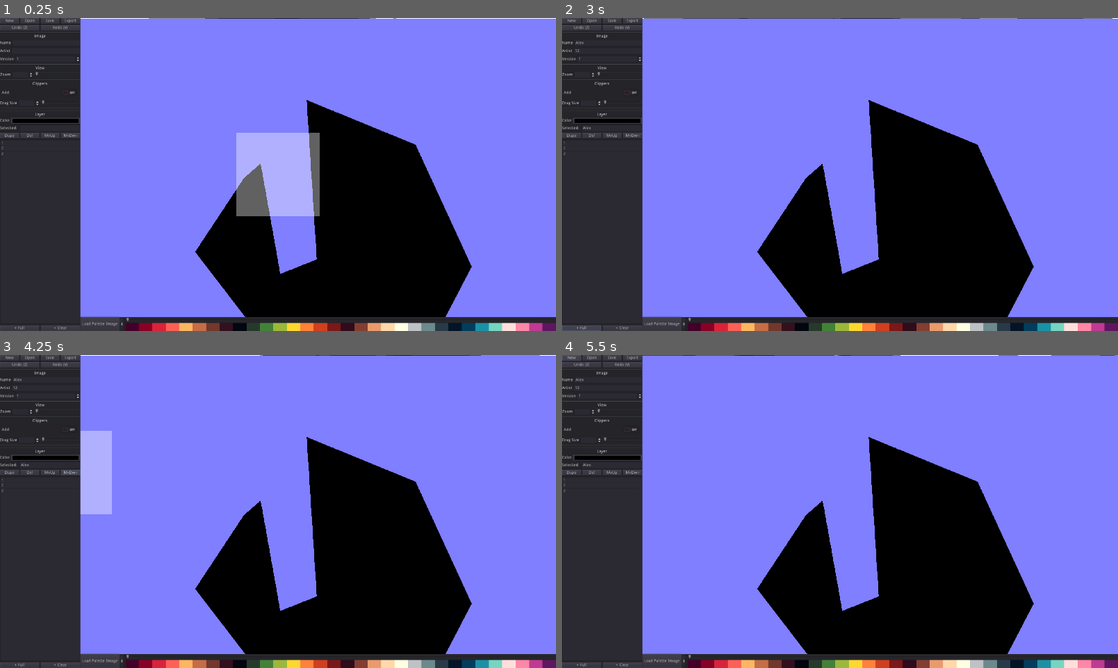
Above: before the commit, frames 1-4 (two rows, left to right).
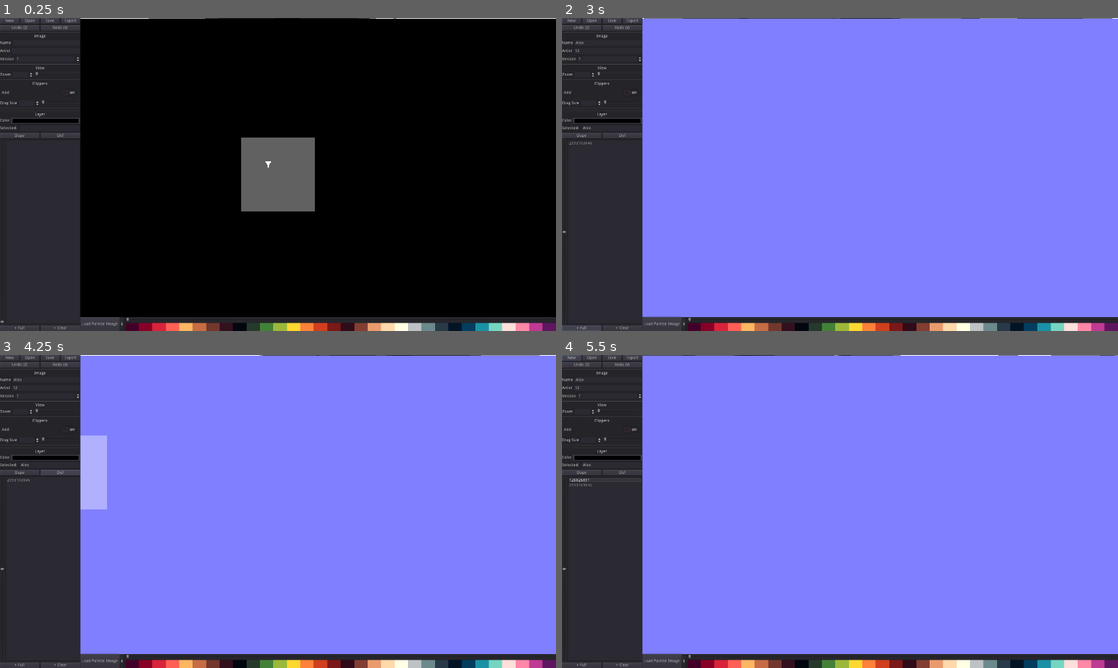
Above: after the commit, the same moments.

Repository: blakwurm/PaperCuts
Game: Godot game, scene res://App.tscn
Two runs of this game, one before a commit and one after it. Both use one fixed random seed, a clock stepped at 60 frames per second and the inputs below.
Inputs (mouse positions are in pixels of both pictures, inside the frame that each line leads up to):
- Up to frame 1 (0.25 s): no input
- Up to frame 2 (3 s): click (606, 43) at 0.52 s; type "Alex" at 0.6 s; click (606, 52) at 0.75 s; type "12" at 0.83 s; click (612, 127) at 0.98 s; type "Alex" at 1.07 s; click "Load Palette Image" at 1.25 s; click (612, 136) at 2 s, where only the run before the commit has a clickable "MvUp"; click "+ Full" at 2.75 s
- Up to frame 3 (4.25 s): click (72, 473) at 3.5 s, where only the run before the commit has a clickable "MvDwn"
- Up to frame 4 (5.5 s): click "+ Clear" at 4.25 s; click "New" at 5 s

The runs differ from the first frame. In frame 1, 62% of the frame differs, in the area x 0-100%, y 0-98%; in frame 2, 20%; in frame 3, 21%; in frame 4, 20%.

Commit message:
Get adding multiple layers and manip

Diff:
--- a/App.tscn
+++ b/App.tscn
@@ -7,6 +7,7 @@
 [node name="App" type="Control"]
 anchor_right = 1.0
 anchor_bottom = 1.0
+mouse_filter = 2
 __meta__ = {
 "_edit_use_anchors_": false
 }
@@ -20,8 +21,13 @@
 current = true
 
 [node name="CanvasLayer" type="CanvasLayer" parent="Mundo/PolygonDrawingCamera"]
+layer = 128
 
 [node name="UI" parent="Mundo/PolygonDrawingCamera/CanvasLayer" instance=ExtResource( 1 )]
 
+[connection signal="layer_added" from="Mundo/Canvas" to="Mundo/PolygonDrawingCamera/CanvasLayer/UI" method="_on_Canvas_layer_added"]
 [connection signal="create_polygon" from="Mundo/PolygonDrawingCamera" to="Mundo/Canvas" method="add_cut"]
+[connection signal="add_layer" from="Mundo/PolygonDrawingCamera/CanvasLayer/UI" to="Mundo/Canvas" method="_on_UI_add_layer"]
 [connection signal="add_mode_changed" from="Mundo/PolygonDrawingCamera/CanvasLayer/UI" to="Mundo/PolygonDrawingCamera" method="set_polygon_lightness"]
+[connection signal="layer_height_raised" from="Mundo/PolygonDrawingCamera/CanvasLayer/UI" to="Mundo/Canvas" method="_on_UI_layer_height_raised"]
+[connection signal="layer_selected" from="Mundo/PolygonDrawingCamera/CanvasLayer/UI" to="Mundo/Canvas" method="_on_UI_layer_selected"]
--- a/Drawing/Canvas.gd
+++ b/Drawing/Canvas.gd
@@ -14,22 +14,28 @@
 onready var layers = $Layers
 onready var removed_stack = $RemovedStack
 
+signal layer_added(layer_name, layer_height)
+
 # Called when the node enters the scene tree for the first time.
 func _ready():
 	random.randomize()
-	var ln = add_layer()
-	if selected_layer_name == "":
-		self.selected_layer_name = ln.name
+	#var ln = add_layer()
+	#if selected_layer_name == "":
+	#	self.selected_layer_name = ln.name
 	pass # Replace with function body.
 
-func add_layer(layer_name: String = ""):
+func add_layer(layer_name: String = "", filled = true):
 	if layer_name == "":
 		layer_name = "%s" % random.randi()
 	var layer = layer_scene.instance()
 	layer.owner = layers
 	layer.name = layer_name
 	#layer.position = Vector2(size, size)
+	if layers.get_child_count() < 1:
+		selected_layer_name = layer_name
 	layers.add_child(layer)
+	layer.set_fill(filled)
+	emit_signal("layer_added", layer_name, layer.height)
 	return layer
 	pass
 
@@ -66,6 +72,8 @@
 	pass
 
 func add_cut(newcut: Node2D):
+	if layers.get_child_count() < 1:
+		return
 	self.get_selected_layer().add_cut(newcut)
 
 func undo_cut():
@@ -78,3 +86,20 @@
 # Called every frame. 'delta' is the elapsed time since the previous frame.
 #func _process(delta):
 #	pass
+
+
+func _on_UI_add_layer(filled):
+	self.add_layer("", filled)
+	pass # Replace with function body.
+
+
+func _on_UI_layer_height_raised(layer_name, new_height):
+	var node = layers.get_node(layer_name)
+	if node != null:
+		node.height = new_height
+	pass # Replace with function body.
+
+
+func _on_UI_layer_selected(layer_name):
+	self.selected_layer_name = layer_name
+	pass # Replace with function body.
--- a/Drawing/DragPen.tscn
+++ b/Drawing/DragPen.tscn
@@ -60,20 +60,14 @@
 script = ExtResource( 2 )
 max_leash = 0.3
 
-[node name="BorderGraphic" type="TextureRect" parent="."]
+[node name="BorderGraphic" type="Sprite" parent="."]
 modulate = Color( 1, 1, 1, 0.384314 )
 material = SubResource( 2 )
-margin_left = -144.0
-margin_top = -144.0
-margin_right = 144.0
-margin_bottom = 144.0
+z_index = 1000
 texture = ExtResource( 1 )
-stretch_mode = 5
-__meta__ = {
-"_edit_use_anchors_": false
-}
 
 [node name="Pen" type="Position2D" parent="."]
+z_index = 10
 
 [node name="Polygon2D2" type="Polygon2D" parent="Pen"]
 color = Color( 0, 0, 0, 1 )
--- a/Drawing/Layer.gd
+++ b/Drawing/Layer.gd
@@ -1,4 +1,4 @@
-extends Sprite
+extends Node2D
 tool
 
 # Declare member variables here. Examples:
@@ -10,9 +10,13 @@
 
 onready var cuts = $Viewport/Cuts
 onready var redo_queue = $RedoQueue
+onready var bg = $Viewport/BG
+onready var texture = $Texture
 
 # Called when the node enters the scene tree for the first time.
 func _ready():
+	print("is there a background? ", bg)
+	texture.material = texture.material.duplicate()
 	pass # Replace with function body.
 
 
@@ -22,13 +26,13 @@
 
 func set_height(_height):
 	height = _height
-	self.material.set_shader_param("height", _height)
-	self.z_index = height * 10
+	texture.material.set_shader_param("height", _height)
+	texture.z_index = 10 * _height
 	pass
 
 func set_palette_offset(_po):
 	palette_offset = _po
-	self.material.set_shader_param("palette_offset", _po)
+	texture.material.set_shader_param("palette_offset", _po)
 	pass
 
 func add_cut(newcut: Node2D):
@@ -51,3 +55,10 @@
 		var last = redo_queue.pop_back()
 		cuts.add_child(last)
 		last.owner = cuts
+
+func set_fill(is_filled):
+	var col = Color(0,0,0,1)
+	if is_filled:
+		col = Color(1,1,1,1)
+	print("bg is ", bg)
+	bg.modulate = col
--- a/Drawing/Layer.tscn
+++ b/Drawing/Layer.tscn
@@ -1,29 +1,8 @@
-[gd_scene load_steps=8 format=2]
+[gd_scene load_steps=7 format=2]
 
 [ext_resource path="res://Drawing/Layer.gd" type="Script" id=1]
 [ext_resource path="res://Drawing/whitesquare256.svg" type="Texture" id=2]
-
-[sub_resource type="Shader" id=6]
-code = "shader_type canvas_item;
-
-uniform float height = 0.5;
-uniform float palette_offset = 0.5;
-
-void fragment() {
-	float black_chan = texture(TEXTURE, UV).r;
-	COLOR.a = black_chan;
-	COLOR.r = height;
-	COLOR.g = palette_offset;
-}"
-
-[sub_resource type="ShaderMaterial" id=7]
-shader = SubResource( 6 )
-shader_param/height = 0.5
-shader_param/palette_offset = 0.5
-
-[sub_resource type="ViewportTexture" id=1]
-flags = 16
-viewport_path = NodePath("Viewport")
+[ext_resource path="res://Drawing/LayerMaterial.tres" type="Material" id=3]
 
 [sub_resource type="Environment" id=4]
 background_mode = 1
@@ -32,21 +11,20 @@
 [sub_resource type="World" id=5]
 environment = SubResource( 4 )
 
-[node name="Layer" type="Sprite"]
-material = SubResource( 7 )
-position = Vector2( 1024, 1024 )
-z_index = 5
-texture = SubResource( 1 )
+[sub_resource type="ViewportTexture" id=8]
+viewport_path = NodePath("Viewport")
+
+[node name="Layer" type="Node2D"]
 script = ExtResource( 1 )
 
 [node name="Viewport" type="Viewport" parent="."]
 size = Vector2( 2048, 2048 )
 own_world = true
 world = SubResource( 5 )
-usage = 0
+usage = 1
 render_target_v_flip = true
 
-[node name="WhiteBG" type="Sprite" parent="Viewport"]
+[node name="BG" type="Sprite" parent="Viewport"]
 position = Vector2( 1024, 1024 )
 scale = Vector2( 10, 10 )
 texture = ExtResource( 2 )
@@ -54,8 +32,14 @@
 [node name="Cuts" type="Node2D" parent="Viewport"]
 
 [node name="Polygon2D" type="Polygon2D" parent="Viewport/Cuts"]
+visible = false
 color = Color( 0, 0, 0, 1 )
 polygon = PoolVector2Array( 850, 550, 682, 804, 868, 1046, 1420, 1271, 1637, 855, 1443, 434, 1067, 280, 1102, 830, 976, 880, 908, 499 )
 
 [node name="RedoQueue" type="Node2D" parent="."]
 visible = false
+
+[node name="Texture" type="Sprite" parent="."]
+material = ExtResource( 3 )
+position = Vector2( 1024, 1024 )
+texture = SubResource( 8 )
--- /dev/null
+++ b/Drawing/LayerMaterial.tres
@@ -0,0 +1,8 @@
+[gd_resource type="ShaderMaterial" load_steps=2 format=2]
+
+[ext_resource path="res://Drawing/Layer_Shader.gdshader" type="Shader" id=1]
+
+[resource]
+shader = ExtResource( 1 )
+shader_param/height = 0.5
+shader_param/palette_offset = 0.5
--- /dev/null
+++ b/Drawing/Layer_Shader.gdshader
@@ -0,0 +1,11 @@
+shader_type canvas_item;
+
+uniform float height = 0.5;
+uniform float palette_offset = 0.5;
+
+void fragment() {
+	float black_chan = texture(TEXTURE, UV).r;
+	COLOR.a = black_chan;
+	COLOR.r = height;
+	COLOR.g = palette_offset;
+}
--- a/Drawing/PolygonDrawerController.gd
+++ b/Drawing/PolygonDrawerController.gd
@@ -41,16 +41,7 @@
 	current_polygon.color = Color(polygon_lightness, polygon_lightness, polygon_lightness, 1)
 
 func _process(delta):
-	if Input.is_action_just_pressed("draw"):
-		print("draw pressed")
-		drawing = true
-	if Input.is_action_just_released("draw"):
-		print("draw depressed")
-		drawing = false
-		#self.get_parent().add_child(current_polygon)
-		emit_signal("create_polygon", current_polygon)
-		print(current_polygon)
-		reset_polygon()
+
 	if drawing:
 		var penpos: Vector2 = drag_pen.get_pen_pos()
 		var length_away = penpos.distance_to(last_point)
@@ -76,6 +67,16 @@
 			print("zooming out")
 			self.zoom -= Vector2(0.1,0.1)
 	if event is InputEventMouseButton:
+		if Input.is_action_just_pressed("draw"):
+			print("draw pressed")
+			drawing = true
+		if Input.is_action_just_released("draw"):
+			print("draw depressed")
+			drawing = false
+			#self.get_parent().add_child(current_polygon)
+			emit_signal("create_polygon", current_polygon)
+			print(current_polygon)
+			reset_polygon()
 		if event.is_pressed():
 		# zoom in
 			if event.button_index == BUTTON_WHEEL_UP:
--- /dev/null
+++ b/UI/PositionList.gd
@@ -0,0 +1,87 @@
+extends Control
+
+
+# Declare member variables here. Examples:
+# var a = 2
+# var b = "text"
+
+onready var items = $HBoxContainer/ItemList
+onready var height_slider = $HBoxContainer/HeightSlider
+var raw_items = {}
+var selected_ind = 0 setget select_item_ind
+var selected_key = "" setget select_item_key
+
+signal selected(key)
+signal height_change(key, value)
+
+# Called when the node enters the scene tree for the first time.
+func _ready():
+	pass # Replace with function body.
+
+func add_item(key: String, height: float):
+	print(key)
+	items.add_item(key)
+	raw_items[key] = height
+	print(raw_items)
+	self.sort_items_by_height()
+	self.selected_key = key
+
+func remove_item(key):
+	var ind = items.items.bsearch(key)
+	items.remove_item(ind)
+	raw_items.erase(key)
+	self.sort_items_by_height()
+
+func select_item_ind(_ind):
+	selected_ind = _ind
+	items.select(_ind)
+	selected_key = items.get_item_text(_ind)
+	var height = raw_items.get(selected_key, 0.0)
+	height_slider.value = height
+	print("selected thing at ", _ind)
+
+func select_item_key(_key):
+	select_item_ind(items.items.bsearch(_key))
+
+func rename_selected_item(_new_name):
+	var height = raw_items[selected_key]
+	raw_items.erase(selected_key)
+	raw_items[_new_name] = height
+	items.set_item_text(selected_ind, _new_name)
+
+# Called every frame. 'delta' is the elapsed time since the previous frame.
+#func _process(delta):
+#	pass
+
+func sort_items_by_height():
+	var li = []
+	for key in raw_items.keys():
+		li.append([key, raw_items[key]])
+	li.sort_custom(self, "_height_sort_fn")
+	items.clear()
+	for thingy in li:
+		items.add_item(thingy[0])
+	pass
+
+static func _height_sort_fn(a, b):
+	if a == null:
+		return false
+	elif b == null:
+		return true
+	return a[1] >= b[1]
+
+func change_selected_height(_h: float):
+	raw_items[self.selected_key] = _h
+	sort_items_by_height()
+	emit_signal("height_change", selected_key, _h)
+	pass
+
+func _on_ItemList_item_selected(index):
+	self.selected_ind = index
+	emit_signal("selected", selected_key)
+	pass # Replace with function body.
+
+
+func _on_VSlider_value_changed(value):
+	change_selected_height(value)
+	pass # Replace with function body.
--- /dev/null
+++ b/UI/PositionList.tscn
@@ -0,0 +1,36 @@
+[gd_scene load_steps=2 format=2]
+
+[ext_resource path="res://UI/PositionList.gd" type="Script" id=1]
+
+[node name="PositionList" type="Control"]
+anchor_right = 1.0
+anchor_bottom = 1.0
+script = ExtResource( 1 )
+__meta__ = {
+"_edit_use_anchors_": false
+}
+
+[node name="HBoxContainer" type="HBoxContainer" parent="."]
+anchor_right = 1.0
+anchor_bottom = 1.0
+size_flags_horizontal = 3
+size_flags_vertical = 3
+__meta__ = {
+"_edit_use_anchors_": false
+}
+
+[node name="HeightSlider" type="VSlider" parent="HBoxContainer"]
+margin_right = 16.0
+margin_bottom = 1080.0
+max_value = 1.0
+step = 0.01
+
+[node name="ItemList" type="ItemList" parent="HBoxContainer"]
+margin_left = 20.0
+margin_right = 1920.0
+margin_bottom = 1080.0
+size_flags_horizontal = 3
+size_flags_vertical = 3
+
+[connection signal="value_changed" from="HBoxContainer/HeightSlider" to="." method="_on_VSlider_value_changed"]
+[connection signal="item_selected" from="HBoxContainer/ItemList" to="." method="_on_ItemList_item_selected"]
--- /dev/null
+++ b/UI/SelectedNameBox.gd
@@ -0,0 +1,21 @@
+extends LineEdit
+
+
+# Declare member variables here. Examples:
+# var a = 2
+# var b = "text"
+
+
+# Called when the node enters the scene tree for the first time.
+func _ready():
+	pass # Replace with function body.
+
+
+# Called every frame. 'delta' is the elapsed time since the previous frame.
+#func _process(delta):
+#	pass
+
+
+func _on_PositionList_selected(key):
+	text = key
+	pass # Replace with function body.
--- a/UI/UI.gd
+++ b/UI/UI.gd
@@ -6,6 +6,11 @@
 # var b = "text"
 
 signal add_mode_changed(new_add)
+signal layer_selected(layer_name)
+signal layer_height_raised(layer_name, new_height)
+signal add_layer(filled)
+
+onready var layer_list = $Panel/VBoxContainer/LayerList
 
 # Called when the node enters the scene tree for the first time.
 func _ready():
@@ -22,3 +27,28 @@
 		val = 1
 	emit_signal("add_mode_changed", val)
 	pass # Replace with function body.
+
+
+func _on_PositionList_height_change(key, value):
+	emit_signal("layer_height_raised", key, value)
+	pass # Replace with function body.
+
+
+func _on_PositionList_selected(key):
+	emit_signal("layer_selected", key)
+	pass # Replace with function body.
+
+
+func _on_AddFullButton_pressed():
+	emit_signal("add_layer", true)
+	pass # Replace with function body.
+
+
+func _on_AddClearButton_pressed():
+	emit_signal("add_layer", false)
+	pass # Replace with function body.
+
+
+func _on_Canvas_layer_added(layer_name, layer_height):
+	layer_list.add_item(layer_name, layer_height)
+	pass # Replace with function body.
--- a/UI/UI.tscn
+++ b/UI/UI.tscn
@@ -1,11 +1,14 @@
-[gd_scene load_steps=3 format=2]
+[gd_scene load_steps=5 format=2]
 
 [ext_resource path="res://UI/UI.gd" type="Script" id=1]
 [ext_resource path="res://Palettes/pineapple-32-1x.png" type="Texture" id=2]
+[ext_resource path="res://UI/PositionList.tscn" type="PackedScene" id=3]
+[ext_resource path="res://UI/SelectedNameBox.gd" type="Script" id=4]
 
 [node name="UI" type="Control"]
 anchor_right = 1.0
 anchor_bottom = 1.0
+mouse_filter = 2
 script = ExtResource( 1 )
 __meta__ = {
 "_edit_use_anchors_": false
@@ -361,6 +364,7 @@
 margin_right = 277.0
 margin_bottom = 24.0
 size_flags_horizontal = 3
+script = ExtResource( 4 )
 
 [node name="HBoxContainer10" type="HBoxContainer" parent="Panel/VBoxContainer"]
 margin_top = 396.0
@@ -372,41 +376,25 @@
 }
 
 [node name="DupeButton" type="Button" parent="Panel/VBoxContainer/HBoxContainer10"]
-margin_right = 66.0
+margin_right = 136.0
 margin_bottom = 20.0
 size_flags_horizontal = 3
 text = "Dupe"
 
 [node name="DelButton" type="Button" parent="Panel/VBoxContainer/HBoxContainer10"]
-margin_left = 70.0
-margin_right = 136.0
+margin_left = 140.0
+margin_right = 277.0
 margin_bottom = 20.0
 size_flags_horizontal = 3
 text = "Del"
 
-[node name="MvUpButton" type="Button" parent="Panel/VBoxContainer/HBoxContainer10"]
-margin_left = 140.0
-margin_right = 206.0
-margin_bottom = 20.0
-size_flags_horizontal = 3
-text = "MvUp"
-
-[node name="MvDwnButton" type="Button" parent="Panel/VBoxContainer/HBoxContainer10"]
-margin_left = 210.0
-margin_right = 277.0
-margin_bottom = 20.0
-size_flags_horizontal = 3
-text = "MvDwn"
-
-[node name="LayerList" type="ItemList" parent="Panel/VBoxContainer"]
+[node name="LayerList" parent="Panel/VBoxContainer" instance=ExtResource( 3 )]
+anchor_right = 0.0
+anchor_bottom = 0.0
 margin_top = 420.0
 margin_right = 277.0
 margin_bottom = 1056.0
 size_flags_vertical = 3
-items = [ "1", null, false, "2", null, false, "3", null, false ]
-__meta__ = {
-"_edit_use_anchors_": false
-}
 
 [node name="HBoxContainer11" type="HBoxContainer" parent="Panel/VBoxContainer"]
 margin_top = 1060.0
@@ -431,3 +419,8 @@
 text = "+ Clear"
 
 [connection signal="toggled" from="Panel/VBoxContainer/HBoxContainer5/ClipperAddToggle" to="." method="_on_ClipperAddToggle_toggled"]
+[connection signal="height_change" from="Panel/VBoxContainer/LayerList" to="." method="_on_PositionList_height_change"]
+[connection signal="selected" from="Panel/VBoxContainer/LayerList" to="." method="_on_PositionList_selected"]
+[connection signal="selected" from="Panel/VBoxContainer/LayerList" to="Panel/VBoxContainer/HBoxContainer9/SelectedNameBox" method="_on_PositionList_selected"]
+[connection signal="pressed" from="Panel/VBoxContainer/HBoxContainer11/AddFullButton" to="." method="_on_AddFullButton_pressed"]
+[connection signal="pressed" from="Panel/VBoxContainer/HBoxContainer11/AddClearButton" to="." method="_on_AddClearButton_pressed"]
--- a/project.godot
+++ b/project.godot
@@ -65,4 +65,7 @@
 limits/buffers/canvas_polygon_buffer_size_kb=16384
 limits/buffers/canvas_polygon_index_buffer_size_kb=16384
 environment/default_clear_color=Color( 0, 0, 0, 1 )
+quality/filters/msaa=4
+quality/filters/use_fxaa=true
+quality/filters/use_debanding=true
 environment/default_environment="res://default_env.tres"
